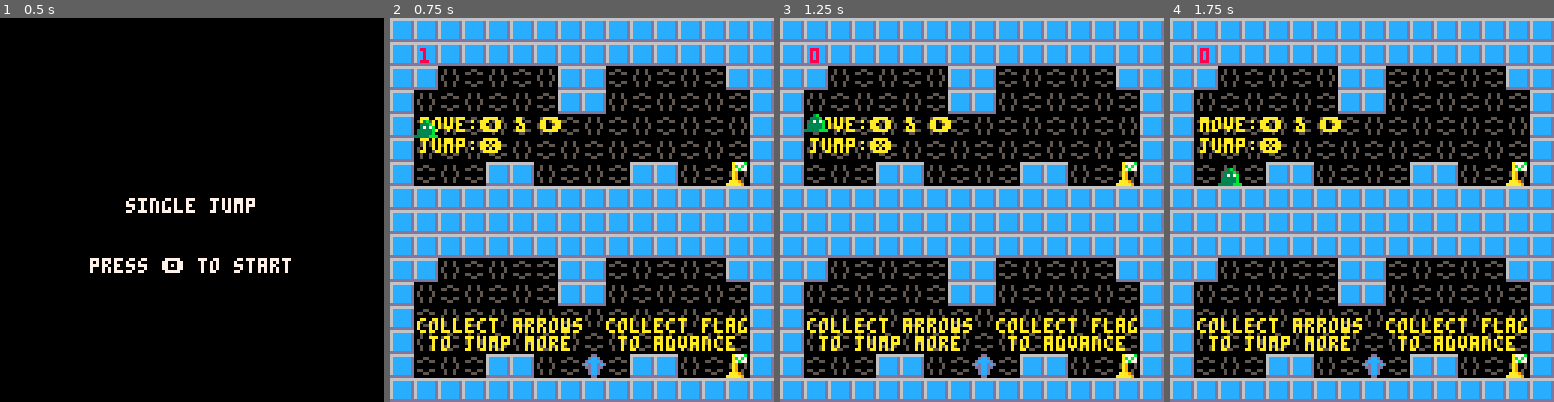
Above: before the commit, frames 1-4 (left to right).
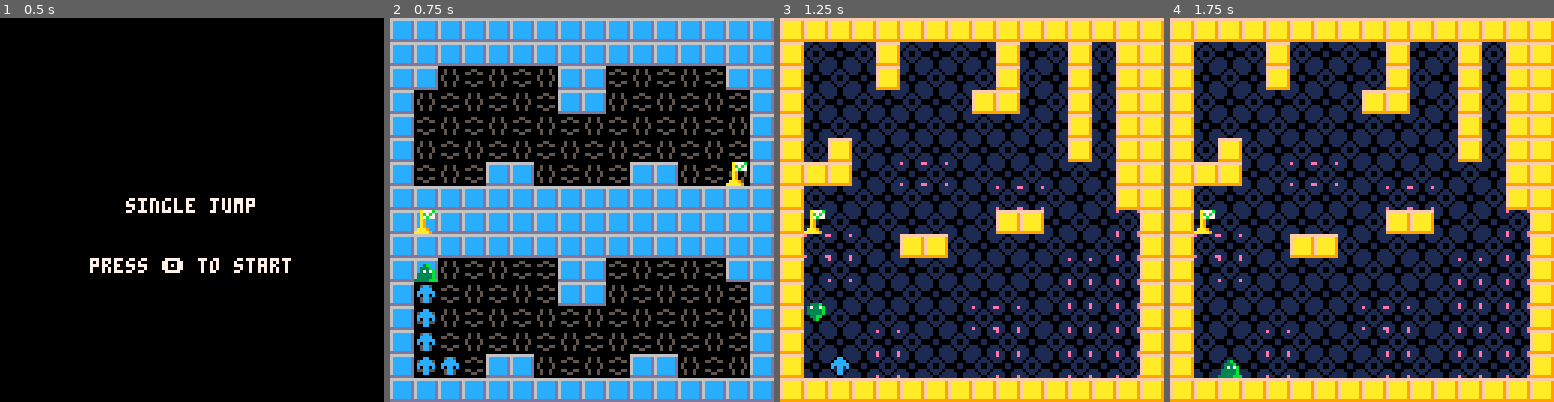
Above: after the commit, the same moments.

Repository: dylanmuchenberger/Pico-8_Projects
Game: PICO-8 cartridge one_jump.p8
The game is run twice, just before and just after one commit, with the same random seed, the same clock (stepped at 60 frames per second) and the same inputs.
Inputs:
- Up to frame 1 (0.5 s): tap X (X key) at 0.33 s
- Up to frame 2 (0.75 s): tap O (Z key) at 0.7 s
- Up to frame 3 (1.25 s): tap X (X key) at 1.07 s
- Up to frame 4 (1.75 s): hold Right from 1.6 s (still down); tap O (Z key) at 1.7 s

Frame 1 is identical in both runs. In frame 2, 5.0% of the frame differs, in the area x 6-93%, y 7-94%; in frame 3, 90%, in the area x 0-100%, y 0-100%; in frame 4, 89%.

Commit message:
World 2, 3-1, 3-2 done, move sprites and Tape file

Diff:
--- a/one_jump.p8
+++ b/one_jump.p8
@@ -8,8 +8,8 @@
   _draw=game_draw
   _update=game_update
 
-  level = 1
-  -- level = 4
+  -- level = 1
+  level = 10
   init_level()
   init_player(levels[level].start.x,levels[level].start.y)
   init_coins()
@@ -58,7 +58,8 @@
     w=7,
     h=8,
     speed=2,
-    sprites={1,2,3,4},
+    sprites={1,2,3,4,18,19},
+    current_sprite=1,
     jump=0,
     jump_max=-3.5,
     onground=true,
@@ -71,10 +72,26 @@
 function player_move()
   player.dx=0
 
+  if player.onground then
+    player.current_sprite = 5
+  else
+    player.current_sprite = 6
+  end
+
   if btn(0) and not world_c(player, "left", 1) then
     player.dx=-player.speed
+  if player.onground then
+    player.current_sprite = 2
+  else
+    player.current_sprite = 4
+  end
   elseif btn(1) and not world_c(player, "right", 1) then
     player.dx=player.speed
+    if player.onground then
+      player.current_sprite = 1
+    else
+      player.current_sprite = 3
+    end
   end
 
   player.x+=player.dx
@@ -95,6 +112,7 @@
       j_token-=1
       player.jump = player.jump_max
       player.onground = false
+      player.current_sprite += 2
     end
   end
 
@@ -117,6 +135,11 @@
   elseif world_c(player, "up", 1) then
     player.dy=0
   end
+
+  -- if spike_c(player, 6) then
+  --   reset_level()
+  -- end
+  what = spike_c(player, 6)
 end
 
 function update_player()
@@ -125,17 +148,16 @@
 end
 
 function draw_player()
-  spr(player.sprites[1],player.x,player.y)
-  print(j_token, 10, 10, 8)
-  print(j_token, 10+128, 10, 8)
-  print(j_token, 10, 10+128, 8)
-  print(j_token, 10+128, 10+128, 8)
+  spr(player.sprites[player.current_sprite],player.x,player.y)
+  print(j_token,10+256,10,black)
 
 end
 -->8
 --levels(List of leves, transitions, credits)
 function init_level(params)
   levels = {}
+
+  -- World 1
   add(levels, {
     map = {x=0, y=0},
     start = {x=1*8, y=4*8},
@@ -156,6 +178,72 @@
     start = {x=17*8, y=21*8},
     exit = {x=30*8, y=25*8, s=6},
   })
+
+  -- World 2
+  add(levels, {
+    map = {x=32, y=0},
+    start = {x=33*8, y=14*8},
+    exit = {x=46*8, y=2*8, s=6},
+  })
+  add(levels, {
+    map = {x=48, y=0},
+    start = {x=62*8, y=2*8},
+    exit = {x=59*8, y=6*8, s=6},
+  })
+  add(levels, {
+    map = {x=32, y=16},
+    start = {x=36*8, y=19*8},
+    exit = {x=33*8, y=17*8, s=6},
+  })
+  add(levels, {
+    map = {x=48, y=16},
+    start = {x=53*8, y=18*8},
+    exit = {x=49*8, y=17*8, s=6},
+  })
+
+  -- -- World 3
+  add(levels, {
+    map = {x=64, y=0},
+    start = {x=65*8, y=6*8},
+    exit = {x=65*8, y=1 *8, s=6},
+  })
+  add(levels, {
+    map = {x=80, y=0},
+    start = {x=81*8, y=10*8},
+    exit = {x=81*8, y=8*8, s=6},
+  })
+  -- add(levels, {
+  --   map = {x=64, y=16},
+  --   start = {x=*8, y=*8},
+  --   exit = {x=*8, y=*8, s=6},
+  -- })
+  -- add(levels, {
+  --   map = {x=80, y=16},
+  --   start = {x=*8, y=*8},
+  --   exit = {x=*8, y=*8, s=6},
+  -- })
+
+  -- -- World 4
+  -- add(levels, {
+  --   map = {x=96, y=0},
+  --   start = {x=*8, y=*8},
+  --   exit = {x=*8, y=*8, s=6},
+  -- })
+  -- add(levels, {
+  --   map = {x=112, y=0},
+  --   start = {x=*8, y=*8},
+  --   exit = {x=*8, y=*8, s=6},
+  -- })
+  -- add(levels, {
+  --   map = {x=96, y=16},
+  --   start = {x=*8, y=*8},
+  --   exit = {x=*8, y=*8, s=6},
+  -- })
+  -- add(levels, {
+  --   map = {x=112, y=16},
+  --   start = {x=*8, y=*8},
+  --   exit = {x=*8, y=*8, s=6},
+  -- })
 end
 
 function update_level(params)
@@ -183,41 +271,90 @@
     {x=8,y=14},
   }
   levels[2].coins={
-    {x=19,y=13},
-    {x=23,y=13},
-    {x=28,y=13},
-    {x=29,y=14},
-    {x=29,y=11},
-    {x=29,y=10},
-    {x=23,y=9},
-    {x=21,y=8},
-    {x=19,y=7},
-    {x=17,y=5},
-    {x=19,y=3},
-    {x=23,y=1},
+    {x=19,y=13},{x=23,y=13},
+    {x=28,y=13},{x=29,y=14},
+    {x=29,y=11},{x=29,y=10},
+    {x=23,y=9},{x=21,y=8},
+    {x=19,y=7},{x=17,y=5},
+    {x=19,y=3},{x=23,y=1},
   }
   levels[3].coins={
-    {x=6,y=21},
-    {x=9,y=21},
-    {x=1,y=24},
-    {x=13,y=23},
-    {x=3,y=30},
-    {x=5,y=30},
-    {x=10,y=29},
-    {x=12,y=29},
+    {x=6,y=21},{x=9,y=21},
+    {x=1,y=24},{x=13,y=23},
+    {x=3,y=30},{x=5,y=30},
+    {x=10,y=29},{x=12,y=29},
   }
   levels[4].coins={
-    {x=20,y=20},
-    {x=24,y=20},
-    {x=28,y=20},
-    {x=29,y=18},
-    {x=30,y=18},
-    {x=17,y=17},
-    {x=17,y=18},
-    {x=18,y=17},
-    {x=18,y=18},
-    {x=25,y=26},
-  }
+    {x=20,y=20},{x=24,y=20},
+    {x=28,y=20},{x=29,y=18},
+    {x=30,y=18},{x=17,y=17},
+    {x=17,y=18},{x=18,y=17},
+    {x=18,y=18},{x=25,y=26},
+  }
+  levels[5].coins={
+    {x=35,y=13},{x=37,y=12},
+    {x=41,y=11},{x=42,y=9},
+    {x=43,y=9},{x=46,y=7},
+    {x=41,y=6},{x=40,y=7},
+    {x=35,y=9},{x=33,y=2},
+    {x=34,y=2},{x=33,y=3},
+    {x=33,y=4},
+  }
+  levels[6].coins={
+    {x=55,y=6},{x=55,y=7},
+    {x=57,y=11},{x=57,y=12},
+    {x=52,y=7},{x=49,y=5},
+    {x=52,y=3},{x=52,y=2},
+    {x=51,y=1},{x=50,y=1},
+    {x=49,y=02},
+  }
+  levels[7].coins={
+    {x=39,y=19},{x=42,y=19},
+    {x=45,y=19},{x=46,y=22},
+    {x=46,y=23},{x=39,y=22},
+    {x=36,y=25},{x=36,y=26},
+    {x=43,y=26},{x=43,y=27},
+    {x=42,y=30},{x=36,y=30},
+  }
+  levels[8].coins={
+    {x=62,y=23},{x=62,y=24},
+    {x=60,y=28},{x=61,y=28},
+    {x=62,y=28},{x=60,y=29},
+    {x=61,y=29},{x=62,y=29},
+    {x=60,y=30},{x=61,y=30},
+    {x=62,y=30},
+  }
+  levels[9].coins={
+    {x=66,y=6},{x=68,y=4},
+    {x=75,y=4},{x=78,y=3},
+    {x=76,y=1},{x=73,y=1},
+    {x=70,y=1},
+  }
+  levels[10].coins={
+    {x=81,y=11},
+    {x=81,y=12},
+    {x=81,y=13},
+    {x=81,y=14},
+    {x=82,y=14},
+  }
+  -- levels[11].coins={
+  --   {x=,y=},
+  -- }
+  -- levels[12].coins={
+  --   {x=,y=},
+  -- }
+  -- levels[13].coins={
+  --   {x=,y=},
+  -- }
+  -- levels[14].coins={
+  --   {x=,y=},
+  -- }
+  -- levels[15].coins={
+  --   {x=,y=},
+  -- }
+  -- levels[16].coins={
+  --   {x=,y=},
+  -- }
 end
 
 function update_coins()
@@ -277,7 +414,26 @@
   return false
 end
 
-function enemy_c(params)
+function spike_c(obj, flag)
+  local x = obj.x  local y = obj.y
+  local w = obj.w  local h = obj.h
+
+  local x1 = 0  local y1 = 0
+  local x2 = 0  local y2 = 0
+
+  x1 = x      y1 = y + h - 4
+  x2 = x + w  y2 = y + h - 5
+
+  return fget(mget(x1, y2))
+
+  -- if fget(mget(x1, y1), flag)
+  -- or fget(mget(x1, y2), flag)
+  -- or fget(mget(x2, y1), flag)
+  -- or fget(mget(x2, y2), flag) then
+  --   return true
+  -- else
+  --   return false
+  -- end
 end
 
 function exit_c(obj, exit)
@@ -400,38 +556,38 @@
 
 
 __gff__
-0000000000048000000000000000000000000000000000000000000000000000000000000000020200000000000000000000000000020202000000000000000002000000000000000000000000000000020000000000000000000000000000000200000000000000000000000000000002000000000000000000000000000000
+0000000000048000000000000000000000400000000000000000000000000000000000000000020200000000000000000000000000020202000000000000000002000000000000000000000000000000020000000000000000000000000000000200000202000400000000000000000002000000000000000000000000000000
 0000000000000000000000000000000000000000000000000000000000000000000000000000000000000000000000000000000000000000000000000000000000000000000000000000000000000000000000000000000000000000000000000000000000000000000000000000000000000000000000000000000000000000
 __map__
 4040404040404040404040404040404040404040404040404040404040404040505050505050505050505050505050505050505050505050505050505050505060606060606060606060606060606060606060606060606060606060606060607070707070707070707070707070707070707070707070707070707070707070
-4040404040404040404040404040404040414241424142414241424142414240505151515151515151515151515151505051515151515151515151515151515060616161616161616161616161616160606161616161616161616161616161607071717171717171717171717171717070717171717171717171717171717170
-4040424142414240404142414241404040424142414241404040414040424140505151515151515151515151515151505051515151515151515151515151515060616161616161616161616161616160606161616161616161616161616161607071717171717171717171717171717070717171717171717171717171717170
-4042414241424140404241424142414040414241424142404040424040404040505151515151515151515151515151505051515151515151515151515151515060616161616161616161616161616160606161616161616161616161616161607071717171717171717171717171717070717171717171717171717171717170
-4041424142414241424142414241424040424142414040404040414040404040505151515151515151515151515151505051515151515151515151515151515060616161616161616161616161616160606161616161616161616161616161607071717171717171717171717171717070717171717170717171717171717170
-4042414241424142414241424142414040414241424142404040404040414240505151515151515151515151515151505051515151515151515151515151515060616161616161616161616161616160606161616161616161616161616161607071717171717171717171717171717070717171717171717171717171717170
-4041424140404241424140404241434040404042414241424142414241424140505151515151515151515151515151505051515151515151515151515151515060616161616161616061616161616160606161616161616060606161616161607071717171717171717171717171717070717171717171717171717171717170
-4040404040404040404040404040404040404041424142414241424142414240505151515151515151515151515151505051515151515151515151515151515060616161616161606061616161616160606161616161616061606161616161607071717171717171707171717171717070717171717171717171717171717170
-4040404040404040404040404040404040404040404241424142414241424140505151515151515151515151515151505051515151515151515151515151515060616161616060606161616161616160606161616161616161606161616161607071717171717171717171717171717070717171717171717171717171717170
-4040404040404040404040404040404040404040404040414241424142414240505151515151515151515151515151505051515151515151515151515151515060616161616161606161616161616160606161616161616160606060616161607071717171717171717171717171717070717171717171717171717171717170
-4040424142414140404142414241404040404040404040404042414240424140505151515151515151515151515151505051515151515151515151515151515060616161616161606161616161616160606161616161616060616161616161607071717171717171717171717171717070717171717171717171717071717170
-4042414241424140404241424142414040404241424142414241424140414240505151515151515151515151515151505051515151515151515151515151515060616161616161606161616161616160606161616161616161616161616161607071717171717171717171717171717070717171717171717171717171717170
-4041424142414241424142414241424040424142414241424142414241404140505151515151515151515151515151505051515151515050515151515151515060616161616161616161616161616160606161616161616161616161616161607071717171717171717171717171717070717171717171717171717171717170
-4042414241424142414241424142414040414241424142414241404142414240505151515151515151515151515151505051515151505051515151515151515060616161616161616161616161616160606161616161616161616161616161607071717171717171717171717171717070717171717171717171717171717170
-4041424140404241424140404241424040424140414241404142404241424040505150505051515151515151515151505051515151515151515151515151515060616161616161616161616161616160606161616161616161616161616161607071717171717171717171717171717070717171717171717171717171717170
+4040404040404040404040404040404040414241424142414241424142414240505151515151515151515151515151505051515151505151515151515151515060616261626162616261626162616260606162616561626162656261656165607071717171717171717171717171717070717171717171717171717171717170
+4040424142414240404142414241404040424142414241404040414040424140505252525252525252525252525252505052525252505252525252525252525060646364636263646164636263646160606261626562616261656162656265607071727172717271727172717271727070717271727172717271727172717270
+4042414241424140404241424142414040414241424142404040424040404040505151515151515151515050505050505051515151505151515150505050505060616261626162616261626162616260606162616261626165656261656165607071717171717171717171717171717070717171717171717171717171717170
+4041424142414241424142414241424040424142414040404040414040404040505252525252525052525252525252505052525250505252525250525252525060626162616261626162616261646360606261626162616261626162656265607072717271727172717271727172717070727172717271727172717271727170
+4042414241424142414241424142414040414241424142404040404040414240505151515051515151515151515151505051515151505151515150515151515060616261626164616261626362616260606165616261626162616261656165607071717171717171717171717171717070717171717171717171717171717170
+4041424140404241424140404241434040404042414241424142414241424140505252525252525252525252525252505050525252505252525250525252525060626164616263626162616461626160606565626164636261626162616265607071727172717271727172717271727070717271727172717271727172717270
+4040404040404040404040404040404040404041424142414241424142414240505150515151515151505050505151505051515151505151515150505151515060606060606060606060606060606060606162616261626162636461626165607071717171717171717171717171717070717171717171717171717171717170
+4040404040404040404040404040404040404040404241424142414241424140505252525252525252525252525250505052525250505252525250525252525060606060606060606060606060606060606261626162616261656562616263607072717271727172717271727172717070727172717271727172717271727170
+4040404040404040404040404040404040404040404040414241424142414240505051515150505051515151515150505051515050505151515150515151505060616261626162616261626162616260606364616265656162616261626164607071717171717171717171717171717070717171717171717171717171717170
+4040424142414140404142414241404040404040404040404042414240424140505252505252525252525252525050505052525252505252525250525252525060606060606260606160606260606160606263626162616261626162636263607071727172717271727172717271727070717271727172717271727172717270
+4042414241424140404241424142414040404241424142414241424140414240505151515151515151515151515151505050515151505151515150505151515060616261626162616261626162616260606162616261626162616261646164607071717171717171717171717171717070717171717171717171717171717170
+4041424142414241424142414241424040424142414241424142414241404140505252525252525252525250525252505050525252505252525250525252525060626162616261626162616261606060606261626162616263646162636263607072717271727172717271727172717070727172717271727172717271727170
+4042414241424142414241424142414040414241424142414241404142414240505151515151515051515150515151505050505151515151515151515151505060616261626160616261626062616260606162616461626162636261646164607071717171717171717171717171717070717171717171717171717171717170
+4041424140404241424140404241424040424140414241404142404241424040505252505252525052525250525252505050505252525252525252505252525060626160616260626162616061626160606261626362616261646162636263607071727172717271727172717271727070717271727172717271727172717270
 4040404040404040404040404040404040404040404040404040404040404040505050505050505050505050505050505050505050505050505050505050505060606060606060606060606060606060606060606060606060606060606060607070707070707070707070707070707070707070707070707070707070707070
 4040404040404040404040404040404040404040404040404040404040404040505050505050505050505050505050505050505050505050505050505050505060606060606060606060606060606060606060606060606060606060606060607070707070707070707070707070707070707070707070707070707070707070
-4041424142414241424142414241424040414240424142414241424142414240505151515151515151515151515151505051515151515151515151515151515060616161616161616161616161616160606161616161616161616161616161607071717171717171717171717171717070717171717171717171717171717170
-4042414241424142414241424142414040424142414241424142414241424140505151515151515151515151515151505051515151515151515151515151515060616161616161616161616161616160606161616161616161616161616161607071717171717171717171717171717070717171717171717171717171717170
-4041424142414240404142414241424040404040424040404040404142404040505151515151515151515151515151505051515151515151515151515151515060616161616161616161616161616160606161616161616161616161616161607071717171717171717171717171717070717171717171717171717171717170
-4042404241424140404241424140414040424142414241424142414241424140505151515151515151515151515151505051515151515151515151515151515060616161616161616161616161616160606161616161616161616161616161607071717170717171717171717171717070717171717171717171717171717170
-4041404040414240404142404040424040414241424142414041424140414240505151515150505050505151515151505051515151515151515151515151515060616161616161616161616161616160606161616161616161616161616161607071717171717171717171717171717070717171707171717171717170717170
-4042414240404040404040404142414040404040414040404040404040404040505151515151515151505151515151505051515151515151515151515151515060616161616161616161616161616160606161616161616161616161616161607071717171717171717171717171717070717171717171717171717171717170
-4040424142414241424142414241404040414241424042414241424142414240505151505151515151505151515151505051515151515151515151515151515060616161616161616161616161616160606161616161616060616161616161607071717171717171707171717171717070717171717171717171717171717170
-4042404241424042414041424140414040424142414041424142414241424140505151505151515151505151515151505051515151515151505051515151515060616161606060606161616161616160606161616160606160616161616161607071717171717171717171717171717070717171717171717171717171717170
-4040404040404041424040404040404040414241404042414241424142414240505151505151515150505151515151505051515151505050505151515151515060616161616161606161616161616160606161616161606060616161616161607071717171717171717171717171717070717171717171717171717171717170
-4042414241424142414241424142414040424140404241424142414241424040505151515051515050515151515151505051515150505051515151515151515060616161616060606161616161616160606161616161616060606060616161607071717171717171717171717171717070717171717171717171717171717170
-4041404040404040404040404040424040414241424142414241424142414040505151515050505151515151515151505051515050515151515151515151515060616161616160606161616161616160606161616161616061616161616161607071717171717171717171717071717070717171707171717171717170717170
-4042404241424042414041424140414040424142414241404142414041424040505151515151515151515151515151505051515151515151515151515151515060616161616160606161616161616160606161616161616161616161616161607071717171717171717171717171717070717171717171717171717171717170
-4041404142414041424042414240424040414241404142404241424042414040505151515151515151515151515151505051515151515151515151515151515060616161606060616161616161616160606161616161616161616161616161607071717171717171717171717171717070717171717171717171717171717170
-4042414240424142414241404142414040424142404241404142414041424040505151515151515151515151515151505051515151515151515151515151515060616161616161616161616161616160606161616161616161616161616161607071717171717171717171717171717070717171717171717171717171717170
+4041424142414241424142414241424040414240424142414241424142414240505151505151505151505151505151505051515151515151515151515151515060616261626162616261626162616260606162616261626162616261626162607071717171717171717171717171717070717171717171717171717171717170
+4042414241424142414241424142414040424142414241424142414241424140505052505252505252505252505252505050505250525252525252525252525060626162616261626162616261626160606261626162616261626162616261607071727172717271727172717271727070717271727172717271727172717270
+4041424142414240404142414241424040404040424040404040404142404040505151505151515151515151515151505050505050505151525151515151515060616261626162616261626162616260606162616261626162616261626162607071717171717171717171717171717070717171717171717171717171717170
+4042404241424140404241424140414040424142414241424142414241424140505250505052505052505052505052505052525252525250505252525252525060626162616261626162616261626160606261626162616261626162616261607072717271727172717271727172717070727172717271727172717271727170
+4041404040414240404142404040424040414241424142414041424140414240505151505151515151515251515151505051515150515150505151515151515060616261626162616261626162616260606162616261626162616261626162607071717171717171717171717171717070717171717171717171717171717170
+4042414240404040404040404142414040404040414040404040404040404040505052505252525252525252525252505052505050505050505252525250525060626162616261626162616261626160606261626162616261626162616261607071727172717271727172717271727070717271727172717271727172717270
+4040424142414241424142414241404040414241424042414241424142414240505151505151515151515151515151505051515151515150505151515150515060616261626162616261626162616260606162616261626162616261626162607071717171717171717171717171717070717171717171717171717171717170
+4042404241424042414041424140414040424142414041424142414241424140505250505252525252525052505250505050525252525250505252525250525060626162616261626162616261626160606261626162616261626162616261607072717271727172717271727172717070727172717271727172717271727170
+4040404040404041424040404040404040414241404042414241424142414240505151505150515151515051515151505050515151515150505050505050515060616261626162616261626162616260606162616261626162616261626162607071717171717171717171717171717070717171717171717171717171717170
+4042414241424142414241424142414040424140404241424142414241424040505052505250525252525052525252505050505252525252525252525252525060626162616261626162616261626160606261626162616261626162616261607071727172717271727172717271727070717271727172717271727172717270
+4041404040404040404040404040424040414241424142414241424142414040505151505150505050505051515151505050505151515151515151515050505060616261626162616261626162616260606162616261626162616261626162607071717171717171717171717171717070717171717171717171717171717170
+4042404241424042414041424140414040424142414241404142414041424040505250505252525252525252525252505050505052525252525252525252525060626162616261626162616261626160606261626162616261626162616261607072717271727172717271727172717070727172717271727172717271727170
+4041404142414041424042414240424040414241404142404241424042414040505151505050505050505050515151505050505051515150505151515151515060616261626162616261626162616260606162616261626162616261626162607071717171717171717171717171717070717171717171717171717171717170
+4042414240424142414241404142414040424142404241404142414041424040505051515151515151515151515151505050505051515150505151515151515060626162616261626162616261626160606261626162616261626162616261607071727172717271727172717271727070717271727172717271727172717270
 4040404040404040404040404040404040404040404040404040404040404040505050505050505050505050505050505050505050505050505050505050505060606060606060606060606060606060606060606060606060606060606060607070707070707070707070707070707070707070707070707070707070707070
Not shown, added: Tape_singleJump.txt
Not shown, changed: 39 lines of the sprite sheet (__gfx__) section of one_jump.p8
